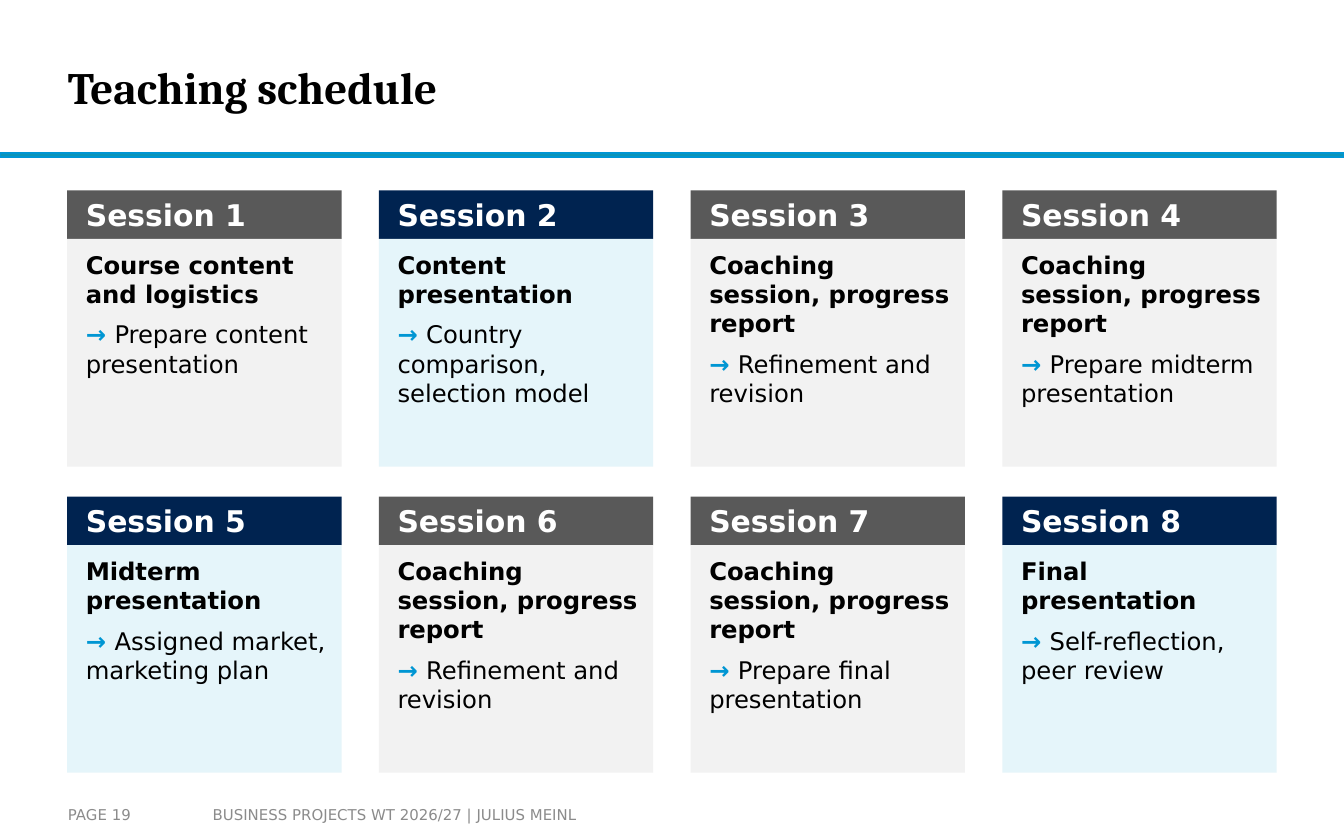
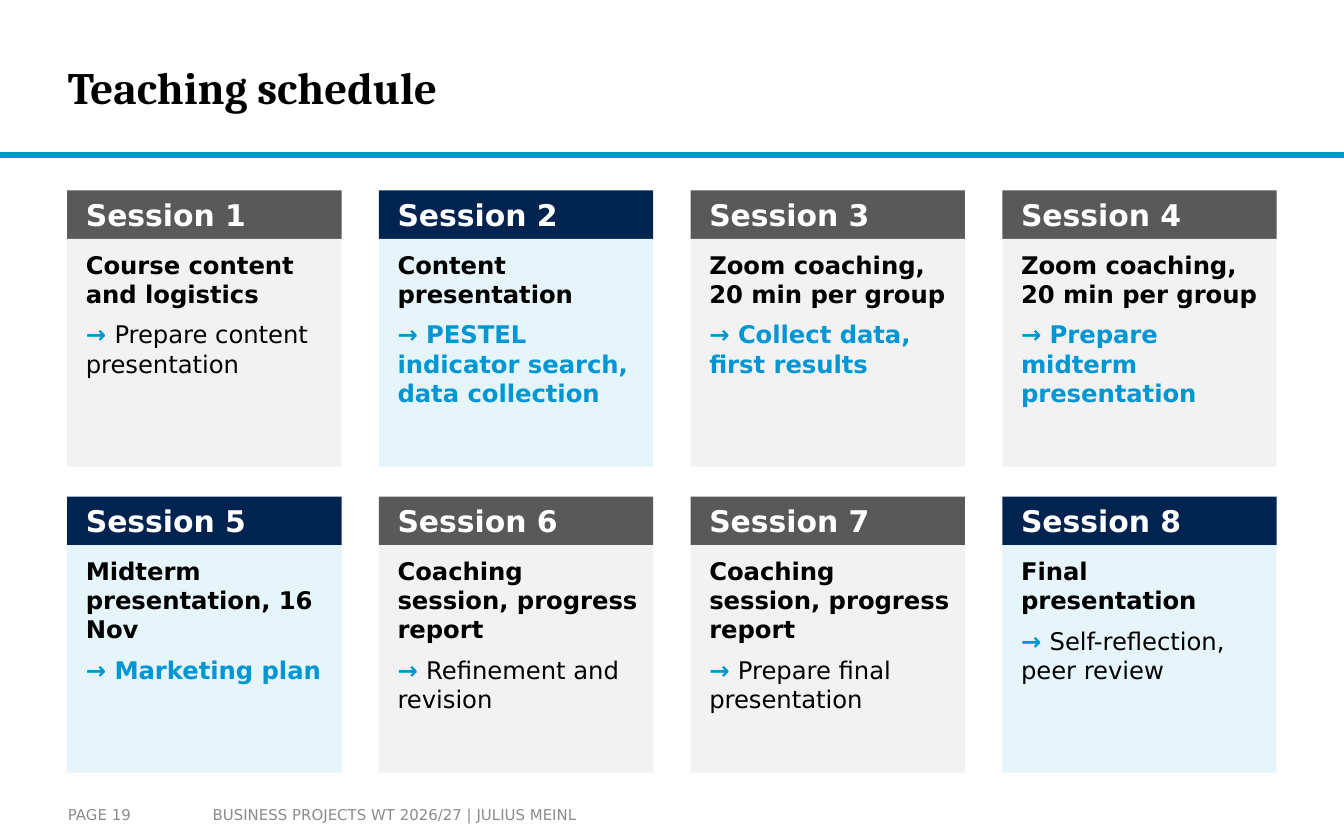
Before and after one commit to arnefloh-wu/ib-business-projects, a slide deck: slide 19 of WT26-27/Business Projects WT26-27 Slides.pptx. Drawn at 1344x840 pixels with LibreOffice and Linux fonts; fonts in the diff are those of the drawing; background and template pictures are left out. Boxes give left, top, right and bottom in pixels: in the first picture for what was removed or moved away, otherwise in the second. Text is boxed around its words. In the diff, an @@ line names an element or a change of style, - is before the commit and + after.

```diff
--- a/WT26-27/Business Projects WT26-27 Slides.pptx
+++ b/WT26-27/Business Projects WT26-27 Slides.pptx
@@ text in rectangle at [709, 255, 946, 374]: text changed @@
-Coaching session, progress report
-→ Refinement and revision
+Zoom coaching, 20 min per group
+→ Collect data, first results
@@ text in rectangle at [1021, 255, 1257, 309]: text changed @@
-Coaching session, progress report
+Zoom coaching, 20 min per group
@@ text in rectangle at [398, 325, 628, 403]: text changed; text colour #000000 to #0096D3; bold on @@
-→ Country comparison, selection model
+→ PESTEL indicator search, data collection
@@ text in rectangle at [1021, 325, 1196, 407]: text colour #000000 to #0096D3, bold on in "Prepare midterm presentation" @@
@@ text in rectangle at [86, 561, 321, 685]: text changed; bold on @@
-Midterm presentation
-→ Assigned market, marketing plan
+Midterm presentation, 16 Nov
+→ Marketing plan
```
Also in this commit, not shown: 3 other slides changed, 5 other files.
